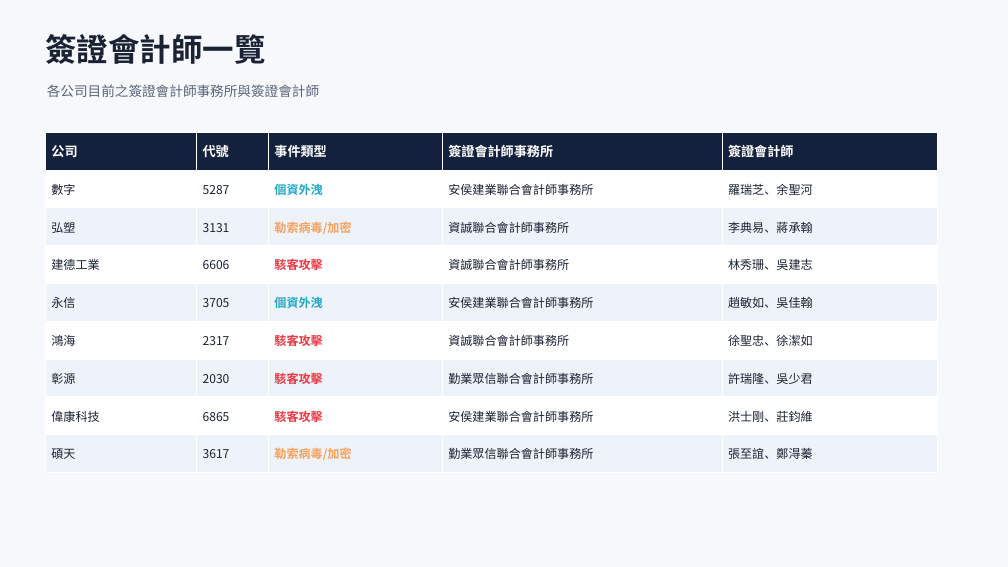
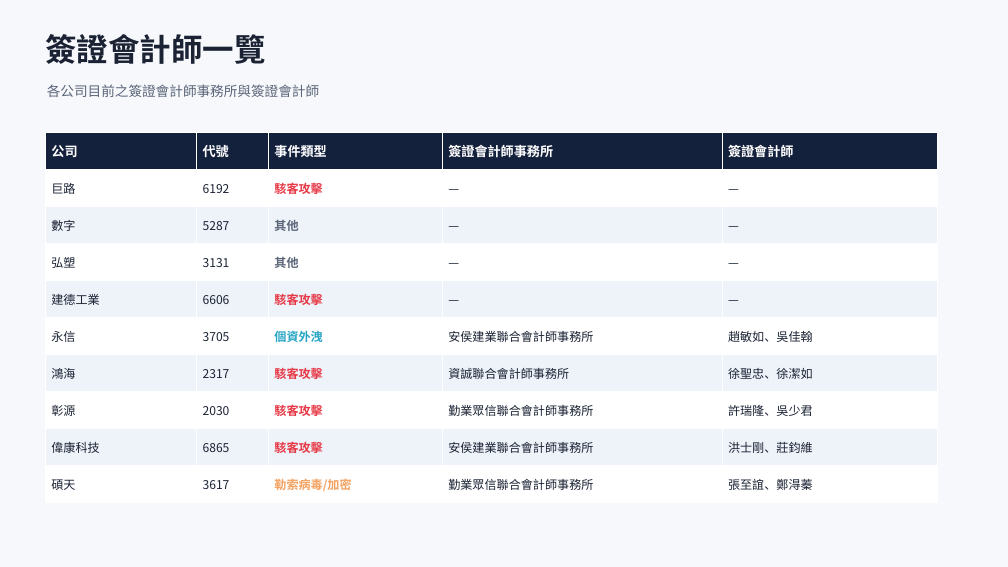
Before and after one commit to Johnnylin77/mops-isec-monitor, a slide deck: slide 4 of 資安事件因應分析.pptx. Drawn at 1008x567 pixels with LibreOffice and Linux fonts; fonts in the diff are those of the drawing. Boxes give left, top, right and bottom in pixels: in the first picture for what was removed or moved away, otherwise in the second. Text is boxed around its words. In the diff, an @@ line names an element or a change of style, - is before the commit and + after.

```diff
--- a/資安事件因應分析.pptx
+++ b/資安事件因應分析.pptx
@@ table at bbox=[45, 132, 938, 503] @@
-row 2: 數字 | 5287 | 個資外洩 | 安侯建業聯合會計師事務所 | 羅瑞芝、余聖河
-row 3: 弘塑 | 3131 | 勒索病毒/加密 | 資誠聯合會計師事務所 | 李典易、蔣承翰
-row 4: 建德工業 | 6606 | 駭客攻擊 | 資誠聯合會計師事務所 | 林秀珊、吳建志
+row 2: 巨路 | 6192 | 駭客攻擊 | — | —
+row 3: 數字 | 5287 | 其他 | — | —
+row 4: 弘塑 | 3131 | 其他 | — | —
+row 5: 建德工業 | 6606 | 駭客攻擊 | — | —
```
Also in this commit, not shown: 5 other slides changed, 1 slide added, 2 other files.
